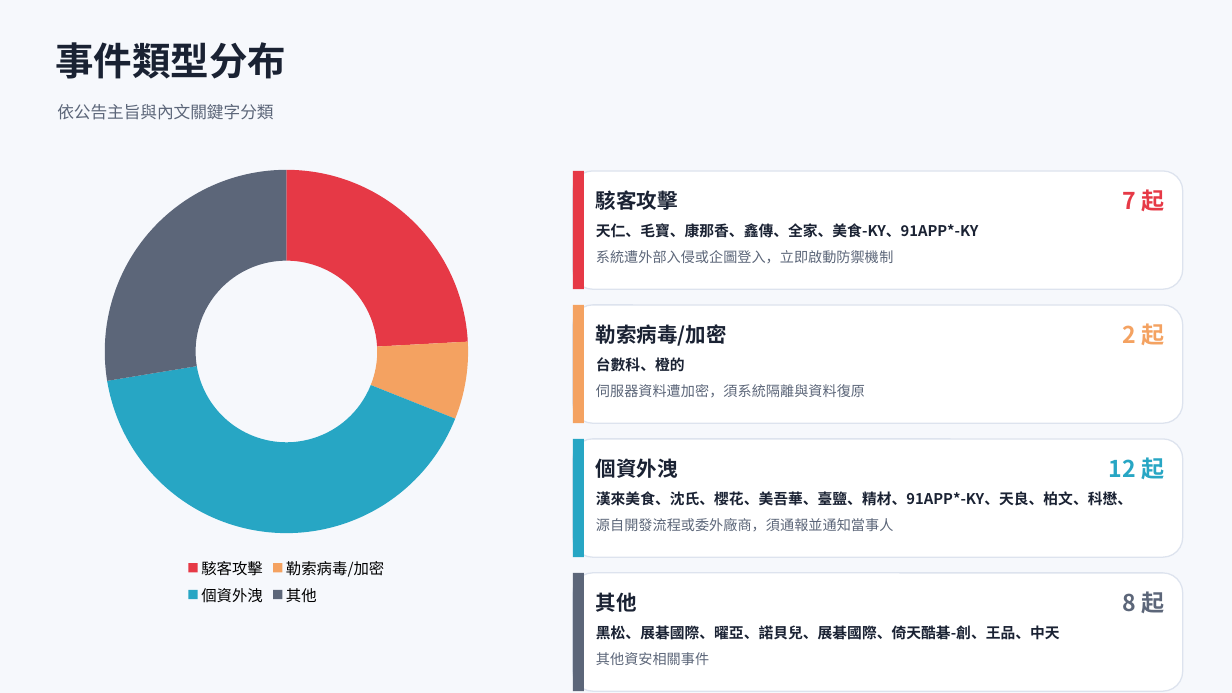
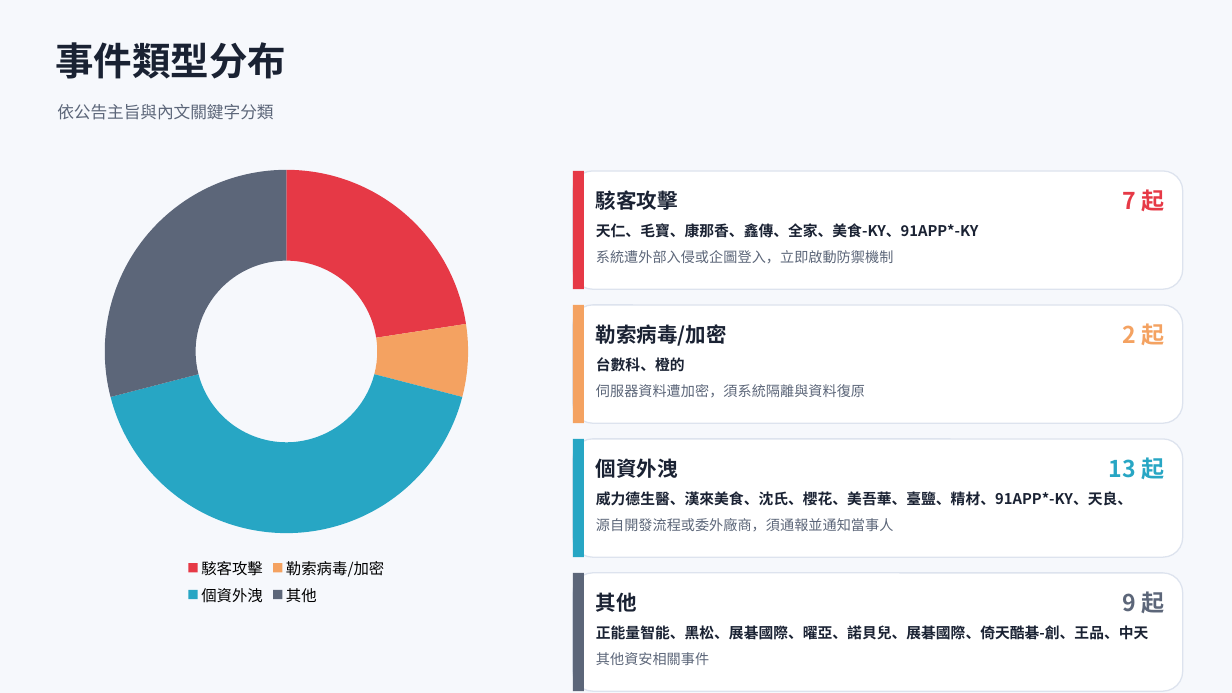
Before and after one commit to Johnnylin77/mops-isec-monitor, a slide deck: slide 3 of 資安事件因應分析.pptx. Drawn at 1232x693 pixels with LibreOffice and Linux fonts; fonts in the diff are those of the drawing. Boxes give left, top, right and bottom in pixels: in the first picture for what was removed or moved away, otherwise in the second. Text is boxed around its words. In the diff, an @@ line names an element or a change of style, - is before the commit and + after.

```diff
--- a/資安事件因應分析.pptx
+++ b/資安事件因應分析.pptx
@@ doughnut chart at <box>46,157,527,610</box> @@
-Series 1: 24, 7, 41, 28
+Series 1: 23, 6, 42, 29
@@ text at <box>1109,457,1164,479</box>: text changed @@
-12 起
+13 起
@@ text at <box>596,491,1132,506</box>: text changed @@
-漢來美食、沈氏、櫻花、美吾華、臺鹽、精材、91APP*-KY、天良、柏文、科懋、
+威力德生醫、漢來美食、沈氏、櫻花、美吾華、臺鹽、精材、91APP*-KY、天良、
@@ text at <box>1122,591,1164,613</box>: text changed @@
-8 起
+9 起
@@ text at <box>596,625,1148,640</box>: text changed @@
-黑松、展碁國際、曜亞、諾貝兒、展碁國際、倚天酷碁-創、王品、中天
+正能量智能、黑松、展碁國際、曜亞、諾貝兒、展碁國際、倚天酷碁-創、王品、中天
```
Also in this commit, not shown: 11 other slides changed, 2 other files.
